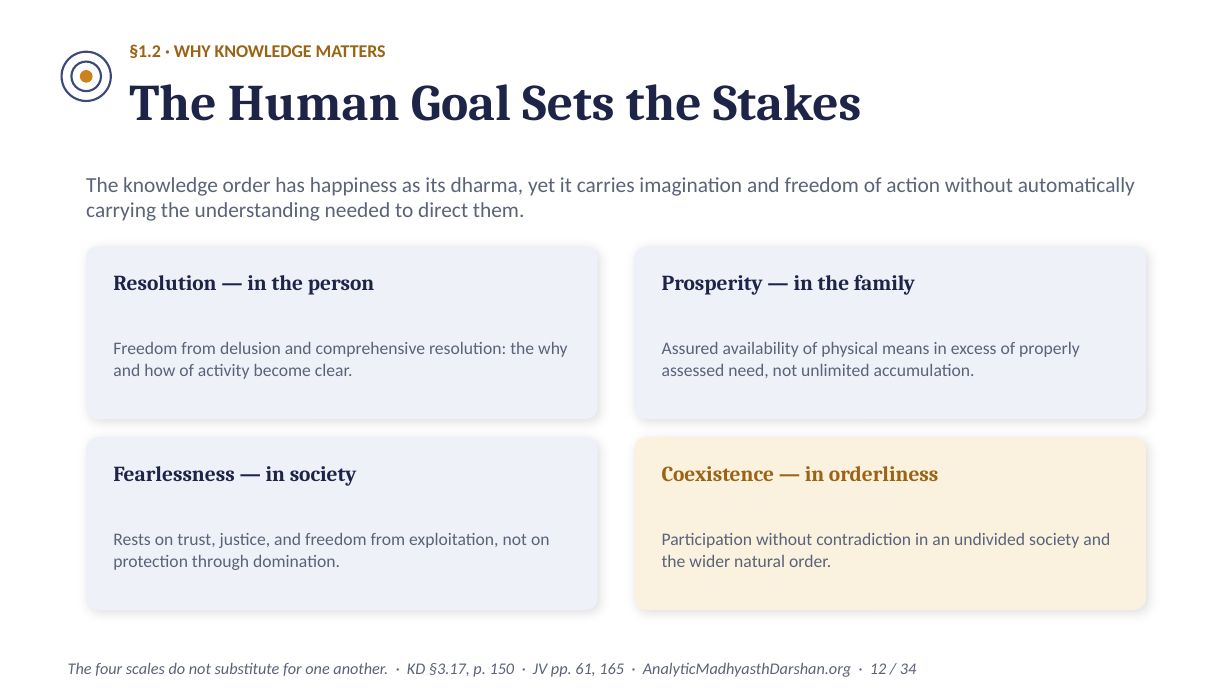
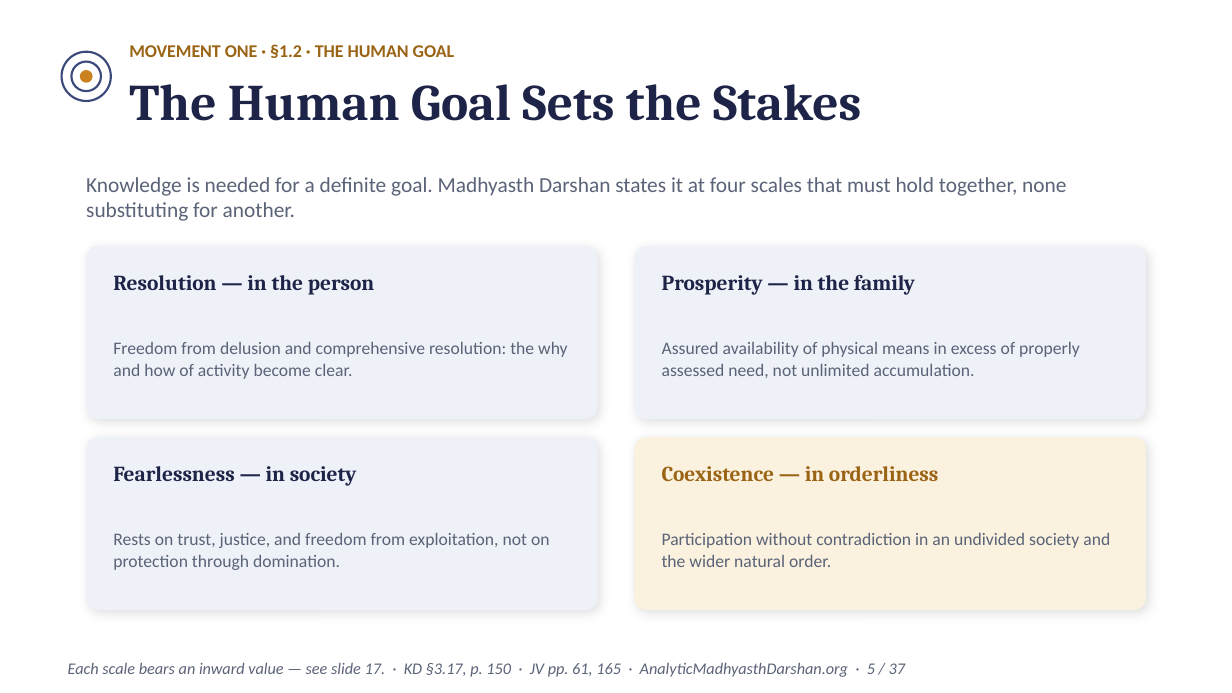
Before and after one commit to raghavamohan/AnalyticMadhyasthDarshan, a slide deck: slide 5 of Studies/The-Epistemology-of-Coexistence/The-Epistemology-of-Coexistence-Madhyasth-Darshan.pptx (slide 12 before the commit). Drawn at 1232x693 pixels with LibreOffice and Linux fonts; fonts in the diff are those of the drawing. Boxes give left, top, right and bottom in pixels: in the first picture for what was removed or moved away, otherwise in the second. Text is boxed around its words. In the diff, an @@ line names an element or a change of style, - is before the commit and + after.

```diff
--- a/Studies/The-Epistemology-of-Coexistence/The-Epistemology-of-Coexistence-Madhyasth-Darshan.pptx
+++ b/Studies/The-Epistemology-of-Coexistence/The-Epistemology-of-Coexistence-Madhyasth-Darshan.pptx
@@ text at bbox=[129, 44, 455, 58]: text changed @@
-§1.2 · WHY KNOWLEDGE MATTERS
+MOVEMENT ONE · §1.2 · THE HUMAN GOAL
@@ text at bbox=[86, 177, 1066, 221]: text changed @@
-The knowledge order has happiness as its dharma, yet it carries imagination and freedom of action without automatically carrying the understanding needed to direct them.
+Knowledge is needed for a definite goal. Madhyasth Darshan states it at four scales that must hold together, none substituting for another.
@@ text at bbox=[68, 662, 905, 677]: text changed @@
-The four scales do not substitute for one another. · KD §3.17, p. 150 · JV pp. 61, 165 · AnalyticMadhyasthDarshan.org · 12 / 34
+Each scale bears an inward value — see slide 17. · KD §3.17, p. 150 · JV pp. 61, 165 · AnalyticMadhyasthDarshan.org · 5 / 37
```
Also in this commit, not shown: 31 other slides changed, 5 slides added, 2 slides removed.
